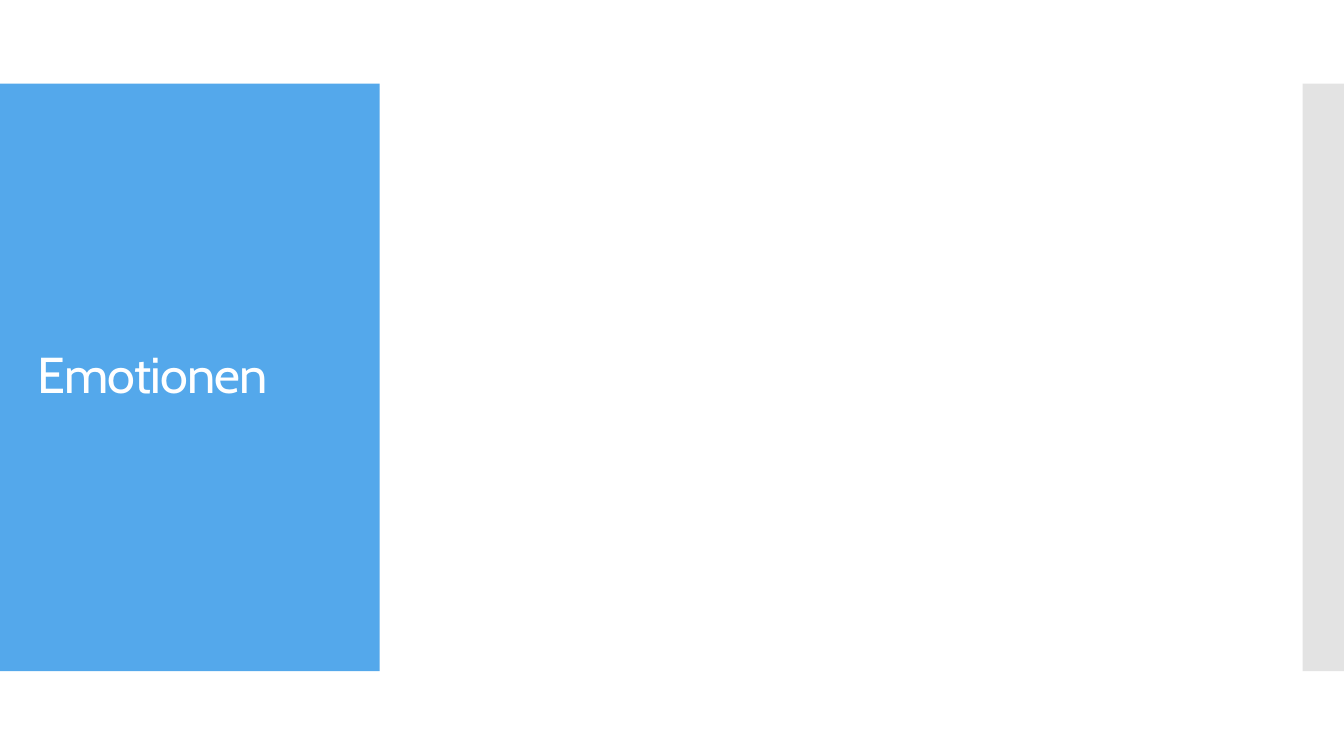
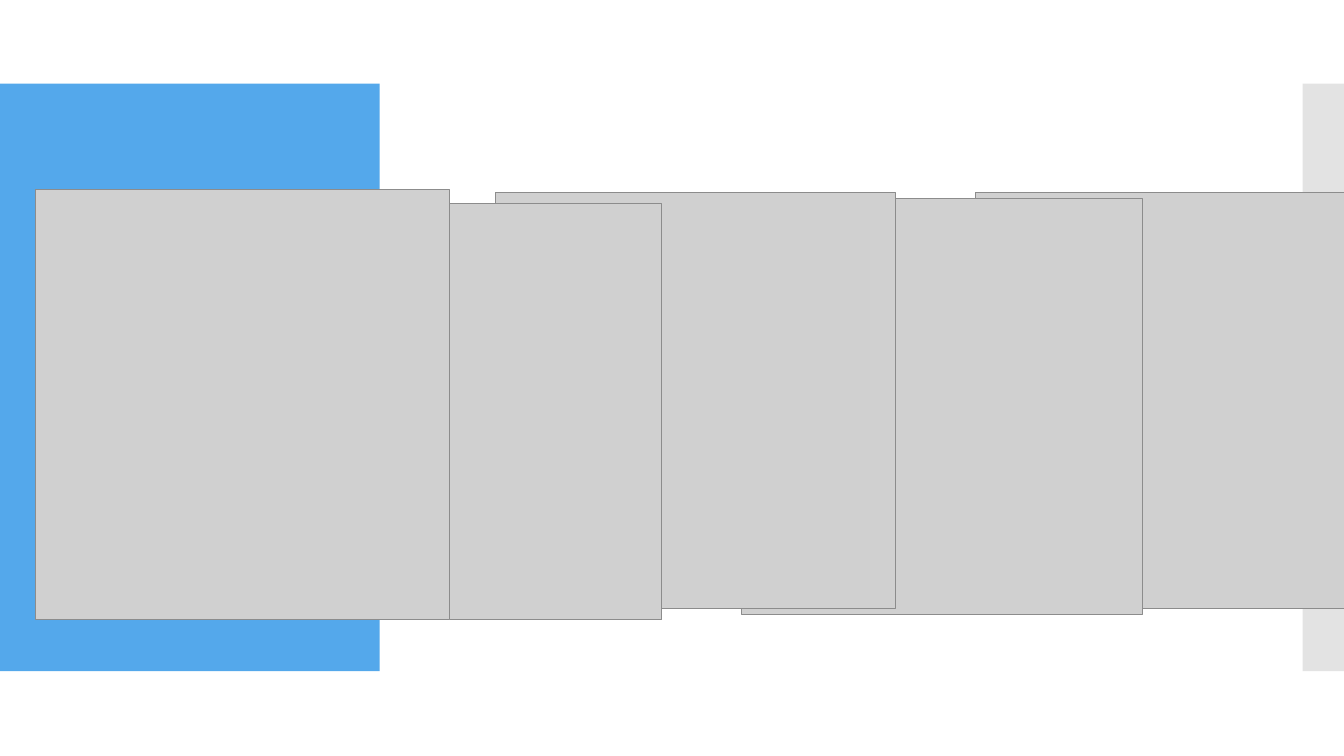
Before and after one commit to MoBoldi/VitaChi, a slide deck: slide 3 of powerpoint/VitaChi_Präs.pptx. Drawn at 1344x756 pixels with LibreOffice and Linux fonts; fonts in the diff are those of the drawing; grey boxes stand for pictures. Boxes give left, top, right and bottom in pixels: in the first picture for what was removed or moved away, otherwise in the second. Text is boxed around its words. In the diff, an @@ line names an element or a change of style, - is before the commit and + after.

```diff
--- a/powerpoint/VitaChi_Präs.pptx
+++ b/powerpoint/VitaChi_Präs.pptx
@@ picture added at [35, 190, 450, 620] @@
@@ picture added at [262, 204, 662, 619] @@
@@ picture added at [495, 193, 895, 608] @@
@@ picture added at [742, 199, 1142, 614] @@
@@ picture added at [976, 193, 1344, 608] @@
@@ title removed at [38, 357, 268, 394] @@
-Emotionen
```
Also in this commit, not shown: 2 other slides changed, 1 slide added, 1 other file.
